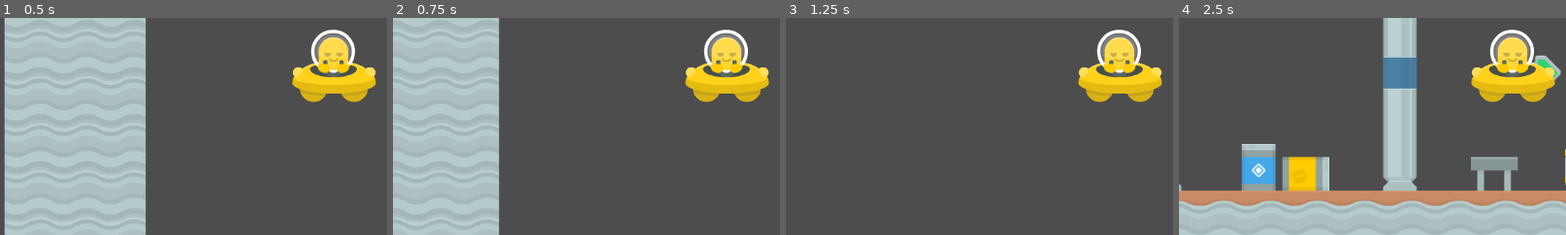
Above: before the commit, frames 1-4 (left to right).
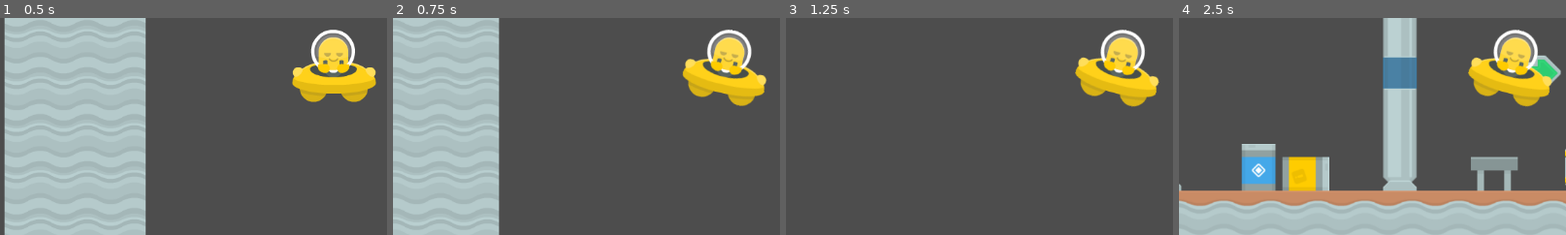
Above: after the commit, the same moments.

Repository: LostReny/DIO_TRILHA_GODOT
Game: Godot game, scene res://scenes/world.tscn
The game is run twice, just before and just after one commit, with the same random seed, the same clock (stepped at 60 frames per second) and the same inputs.
Inputs:
- Up to frame 1 (0.5 s): no input
- Up to frame 2 (0.75 s): tap Enter at 0.5 s; hold Right (ui_right) from 0.53 s (still down)
- Up to frame 3 (1.25 s): keep holding Right (ui_right)
- Up to frame 4 (2.5 s): release Right (ui_right) at 1.28 s; hold Down (ui_down) 1.28-2.03 s; hold Right (ui_right) from 2.03 s (still down)
The pictures show only the part of the screen within x 7-57%, y 39-89%; the shares and areas given below are measured in that part.

Frame 1 is identical in both runs. In frame 2, 2.8% of the frame differs, in the area x 74-98%, y 5-41%; in frame 3, 3.1%, in the area x 74-98%, y 5-42%; in frame 4, 3.1%.

Commit message:
Character script
Changes rotation when moving horizontal
Chances sizes when moving vertical

Diff:
--- a/Industrial Plataformer/scenes/world.tscn
+++ b/Industrial Plataformer/scenes/world.tscn
@@ -29,6 +29,7 @@
 shape = SubResource("CircleShape2D_ivkcv")
 
 [node name="ShipYellowManned" type="Sprite2D" parent="Player"]
+unique_name_in_owner = true
 texture = ExtResource("3_drmog")
 
 [node name="Camera2D" type="Camera2D" parent="Player"]
--- a/Industrial Plataformer/scripts/player.gd
+++ b/Industrial Plataformer/scripts/player.gd
@@ -4,6 +4,10 @@
 @export var speed = 300.0
 @export_range(0,1) var lerp_factor = 0.5
 
+#segurando ctrl e arrastando a sprite para dentro do script
+@onready var ship_yellow_manned = %ShipYellowManned
+
+var original_scale = Vector2(1, 1)
 
 func _physics_process(delta):
 
@@ -12,10 +16,26 @@
 
 	var target_velocity = direction * speed * 100
 	velocity = lerp(velocity, target_velocity, lerp_factor)
+	move_and_slide()
 
 	#lerp
 	#linear interpolation
 
+	var target_rotation = direction.x * 15.0
+	ship_yellow_manned.rotation_degrees = lerp(ship_yellow_manned.rotation_degrees, target_rotation, lerp_factor)
+
+	_button_pressed()
 
 
-	move_and_slide()
+func _button_pressed():
+	if Input.is_action_pressed("ui_up"):
+		var target_scale = Vector2(1, 1.09)
+		ship_yellow_manned.scale = lerp(ship_yellow_manned.scale, target_scale, lerp_factor)
+		#ship_yellow_manned.scale.y = 2
+	elif Input.is_action_pressed("ui_down"):
+		var target_scale = Vector2(1, 0.9)
+		ship_yellow_manned.scale = lerp(ship_yellow_manned.scale, target_scale, lerp_factor)
+		#ship_yellow_manned.scale.y = 2
+	else:
+		var target_scale = original_scale
+		ship_yellow_manned.scale = lerp(ship_yellow_manned.scale, target_scale, lerp_factor)
